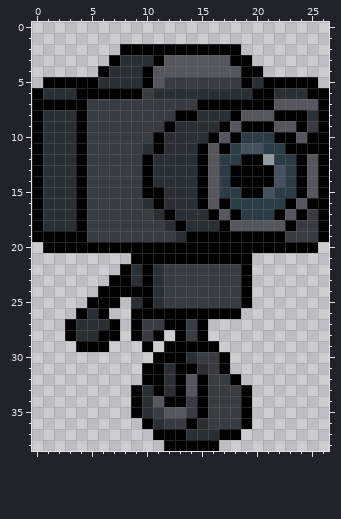
Two states of a pixel-art sprite, assets/zoom/jumpright/jumpright2.png. The picture above was drawn from the file before the commit.
The file is 81x117 pixels, drawn in blocks of 3x3; one block is one cell here.
After the commit:
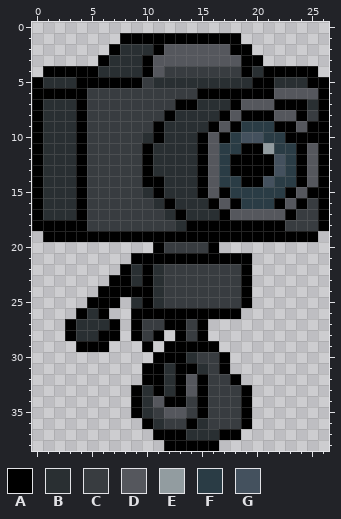
Palette (. is transparent): A #000000  B #292f32  C #383c40  D #55575d  E #929ca0  F #2a3c45  G #44515e
What changed:
{"y":1,"x":8,"old":"...........","new":"AAAAAAAAAAA"}
{"y":2,"x":7,"old":".AAA","new":"ABBB"}
{"y":2,"x":12,"old":"AAAAAA","new":"DDDDDD"}
{"y":2,"x":19,"old":".","new":"A"}
{"y":3,"x":6,"old":".A","new":"AB"}
{"y":3,"x":10,"old":"BA","new":"AD"}
{"y":3,"x":18,"old":"A","new":"D"}
{"y":3,"x":20,"old":".","new":"A"}
{"y":4,"x":1,"old":".....A","new":"AAAAAB"}
{"y":4,"x":12,"old":"DDDDDDD","new":"CCCCCCC"}
{"y":4,"x":20,"old":"A.....","new":"BAAAAA"}
{"y":5,"x":0,"old":".AAA","new":"ABBB"}
{"y":5,"x":6,"old":"BBBBADCCCCCCCAB","new":"AAAACBBBBBBBBBA"}
{"y":5,"x":22,"old":"AAA","new":"BBB"}
{"y":5,"x":26,"old":".","new":"A"}
{"y":6,"x":1,"old":"BBB","new":"AAA"}
{"y":6,"x":5,"old":"AAAAA","new":"CCCCC"}
{"y":6,"x":11,"old":"BBBBBBBBB","new":"CCCCAAAAA"}
{"y":6,"x":22,"old":"BBBA","new":"DDDD"}
{"y":7,"x":1,"old":"AAA","new":"BBB"}
{"y":7,"x":13,"old":"CCAAA","new":"AABBB"}
{"y":7,"x":19,"old":"AAADDDD","new":"DDDAAAB"}
{"y":8,"x":12,"old":"CAA","new":"ABB"}
{"y":8,"x":17,"old":"BADDDAA","new":"ADAAADD"}
{"y":8,"x":25,"old":"B","new":"C"}
{"y":9,"x":11,"old":"CA","new":"AB"}
{"y":9,"x":16,"old":"BADAAADDAC","new":"ADAFFFAADA"}
{"y":10,"x":10,"old":"C","new":"B"}
{"y":10,"x":15,"old":"BADAFF","new":"ADAFGG"}
{"y":10,"x":22,"old":"A","new":"F"}
{"y":10,"x":24,"old":"D","new":"A"}
{"y":11,"x":10,"old":"BA","new":"AB"}
{"y":11,"x":17,"old":"A","new":"F"}
{"y":11,"x":19,"old":"GGF","new":"AAE"}
{"y":11,"x":23,"old":"A","new":"F"}
{"y":11,"x":25,"old":"A","new":"D"}
{"y":12,"x":18,"old":"F","new":"A"}
{"y":12,"x":21,"old":"EF","new":"AG"}
{"y":14,"x":11,"old":"B","new":"A"}
{"y":14,"x":18,"old":"A","new":"F"}
{"y":14,"x":21,"old":"AG","new":"GF"}
{"y":15,"x":10,"old":"A","new":"B"}
{"y":15,"x":17,"old":"F","new":"A"}
{"y":15,"x":19,"old":"AAG","new":"FFF"}
{"y":15,"x":23,"old":"FAD","new":"ADA"}
{"y":16,"x":10,"old":"BAB","new":"CBA"}
{"y":16,"x":15,"old":"ADAF","new":"BADA"}
{"y":16,"x":22,"old":"FADA","new":"ADAC"}
{"y":17,"x":11,"old":"BAB","new":"CBA"}
{"y":17,"x":16,"old":"ADAFFFADA","new":"BADDDDDAC"}
{"y":18,"x":1,"old":"BBB","new":"AAA"}
{"y":18,"x":12,"old":"BABBB","new":"CBAAA"}
{"y":18,"x":18,"old":"DDDDDA","new":"AAAAAC"}
{"y":19,"x":0,"old":"A","new":"."}
{"y":19,"x":5,"old":"CCCCCCCCB","new":"AAAAAAAAA"}
{"y":19,"x":23,"old":"CCCA","new":"AAA."}
{"y":20,"x":1,"old":"AAAAAAAAAA","new":".........."}
{"y":20,"x":12,"old":"AAAA","new":"CCCC"}
{"y":20,"x":17,"old":"AAAAAAAAA","new":"........."}
{"label":"changed","picture_box":[32,33,329,253]}
